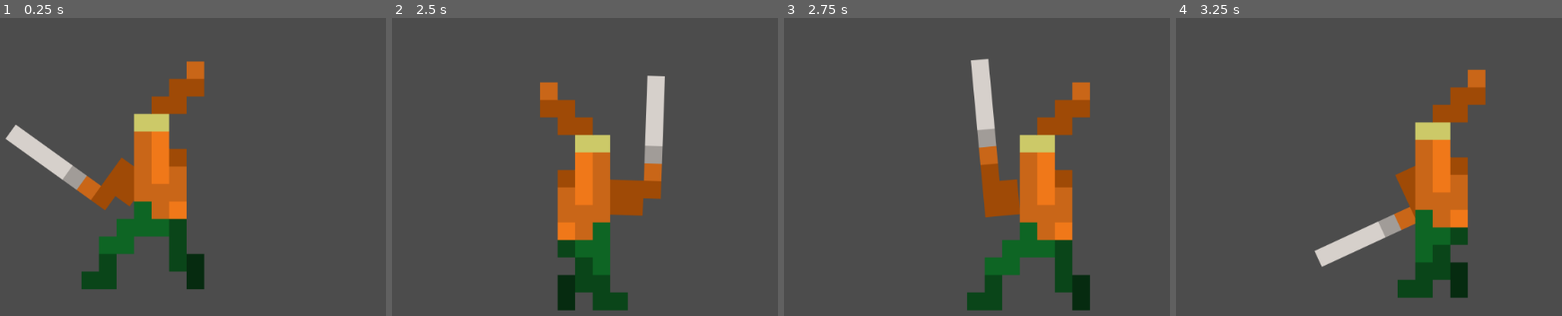
Above: before the commit, frames 1-4 (left to right).
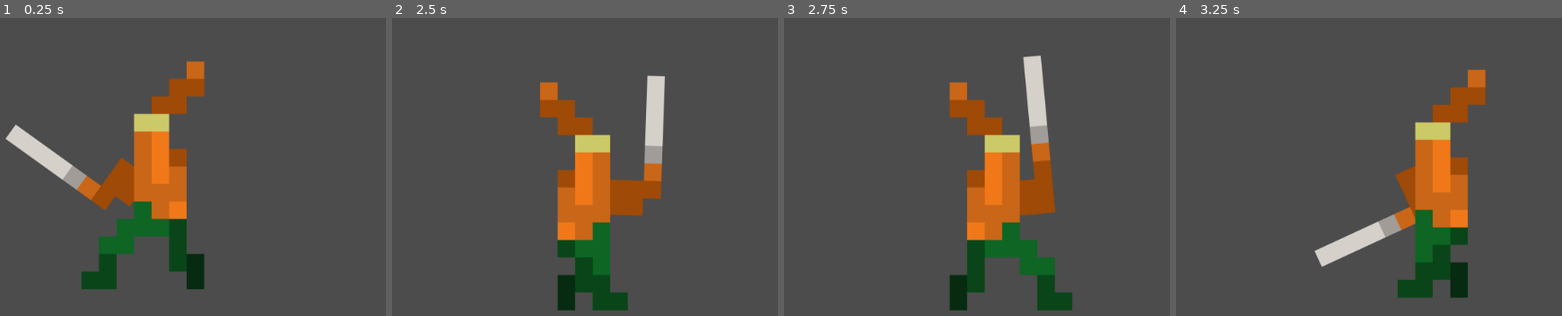
Above: after the commit, the same moments.

Repository: almbr/OrangeGame
Game: Godot game, scene res://World.tscn
The game is run twice, just before and just after one commit, with the same random seed, the same clock (stepped at 60 frames per second) and the same inputs.
Inputs (mouse positions are in pixels of both pictures, inside the frame that each line leads up to):
- Up to frame 1 (0.25 s): no input
- Up to frame 2 (2.5 s): tap Enter at 0.5 s; move the mouse to (708, 122) at 0.52 s; press the mouse at (708, 122) at 0.53 s; hold Right (ui_right) 0.53-1.28 s; move the mouse to (407, 164) at 1.27 s; release the mouse at (407, 164) at 1.28 s; hold Down (ui_down) 1.28-2.03 s; tap Space (sword) at 1.35 s; move the mouse to (623, 50) at 2.02 s; press the mouse at (623, 50) at 2.03 s; hold Right (ui_right) from 2.03 s (still down)
- Up to frame 3 (2.75 s): keep holding Right (ui_right)
- Up to frame 4 (3.25 s): move the mouse to (1299, 226) at 2.77 s; release Right (ui_right) at 2.78 s; release the mouse at (1299, 226) at 2.78 s; hold Up (ui_up) from 2.78 s (still down); tap Space (sword) at 2.85 s

Frames 1-2 are identical in both runs. In frame 3, 19% of the frame differs, in the area x 42-80%, y 12-99%; in frame 4, nothing differs.

Commit message:
Lös attack animering.

Diff:
--- a/Player.gd
+++ b/Player.gd
@@ -56,8 +56,9 @@
 	var angle_diff = angle - $AnimatedSprite/Arm.rotation_degrees - 180
 	$AnimatedSprite/Arm.rotation_degrees += angle_diff
 
+	print(angle)
 	### H flip ###
-	if (angle > -90) and (angle < 90) and ($AnimatedSprite.flip_h == false):
+	if (angle > -80) and (angle < 80) and ($AnimatedSprite.flip_h == false):
 		$AnimatedSprite.flip_h = true
 		$AnimatedSprite/Arm.flip_v = true
 		$AnimatedSprite/Arm.position -= Vector2(pixel_width, 0)
--- a/Player.tscn
+++ b/Player.tscn
@@ -343,7 +343,7 @@
 z_index = -1
 frames = SubResource( 22 )
 animation = "Attack"
-frame = 6
+frame = 3
 offset = Vector2( 63.9, -13.5544 )
 
 [node name="AnimationPlayer" type="AnimationPlayer" parent="AnimatedSprite/Arm"]
